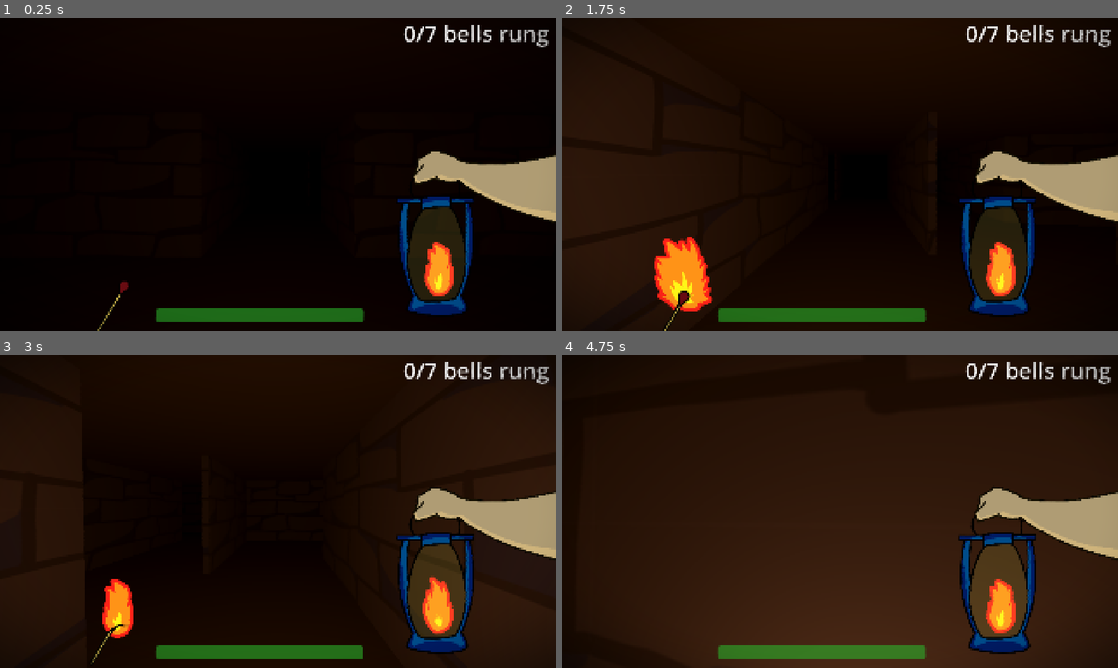
Above: before the commit, frames 1-4 (two rows, left to right).
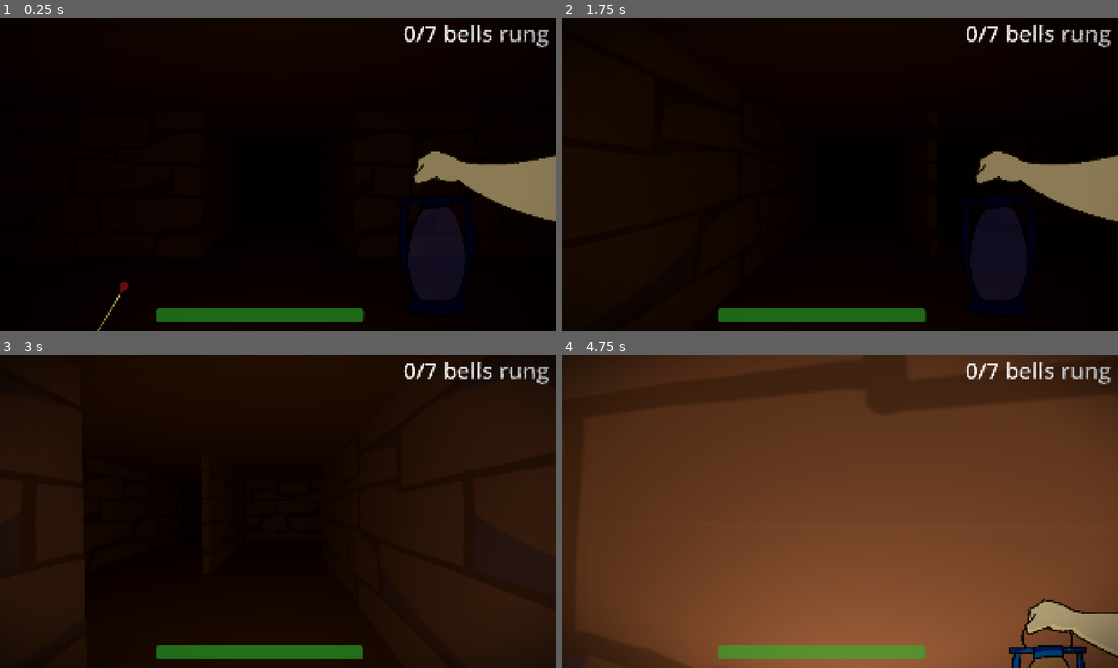
Above: after the commit, the same moments.

Repository: AvenirTheArtist/MazeGame
Game: Godot game, scene res://maps/maze_level.tscn
Same seed, same stepped clock (60 frames per second), same inputs: the game is played once before the commit and once after it.
Inputs (mouse positions are in pixels of both pictures, inside the frame that each line leads up to):
- Up to frame 1 (0.25 s): no input
- Up to frame 2 (1.75 s): tap Enter (ui_accept) at 0.5, 0.77, 1.07, 1.52, 1.55 s; move the mouse to (867, 174) at 0.52 s; hold W (forward) from 0.53 s (still down); right-click (867, 174) at 0.6 s; click (867, 174) at 0.8 s; move the mouse to (812, 174) at 1.27 s; click (812, 174) at 1.35 s
- Up to frame 3 (3 s): keep holding W (forward); tap Enter (ui_accept) at 1.82, 2.1 s; move the mouse to (289, 505) at 2.02 s; right-click (289, 505) at 2.3 s; move the mouse to (272, 517) at 2.77 s; tap Shift (sprint) at 2.85 s
- Up to frame 4 (4.75 s): keep holding W (forward); tap Enter (ui_accept) at 3.02, 3.32, 3.77, 3.8, 4.07, 4.52 s; click (834, 517) at 3.05 s; move the mouse to (878, 514) at 3.52 s; right-click (878, 514) at 3.6 s; move the mouse to (795, 508) at 4.27 s; click (795, 508) at 4.35 s; right-click (795, 508) at 4.55 s

The runs differ from the first frame. In frame 1, 5.0% of the frame differs, in the area x 71-100%, y 42-95%; in frame 2, 8.3%; in frame 3, 8.3%; in frame 4, 99%, in the area x 0-100%, y 0-100%.

Commit message:
commit 5pm
was making the lantern and matchstick light mechanic, got swept into code sphagetti
reminder to redo alot of the code later

Diff:
--- a/player_stuff/gui.tscn
+++ b/player_stuff/gui.tscn
@@ -6,8 +6,9 @@
 [ext_resource type="Script" uid="uid://dud7j7dedy5td" path="res://scripts/matchstickgui.gd" id="3_fldqh"]
 [ext_resource type="Texture2D" uid="uid://dslrupb447ixa" path="res://images/burntmatchstick.png" id="4_6uk0c"]
 [ext_resource type="Texture2D" uid="uid://cmx6wfby2ryjh" path="res://images/litlantern.png" id="6_fffk0"]
-[ext_resource type="Shader" uid="uid://c7w2wwk2il3nn" path="res://gui_pixelated.gdshader" id="6_y0ual"]
 [ext_resource type="Shader" uid="uid://c7w2wwk2il3nn" path="res://shaders/gui_pixelated.gdshader" id="6_y0ual"]
+[ext_resource type="Script" uid="uid://m8pppaw2287k" path="res://scripts/lanterngui.gd" id="7_82v4m"]
+[ext_resource type="Texture2D" uid="uid://c0cxmn34fsbek" path="res://images/unlitlantern.png" id="8_cw60c"]
 
 [sub_resource type="Animation" id="Animation_y0ual"]
 length = 0.001
@@ -59,6 +60,58 @@
 &"RESET": SubResource("Animation_y0ual"),
 &"matchcomingup": SubResource("Animation_6uk0c"),
 &"matchgoingdown": SubResource("Animation_fffk0")
+}
+
+[sub_resource type="Animation" id="Animation_rmf1m"]
+length = 0.001
+tracks/0/type = "value"
+tracks/0/imported = false
+tracks/0/enabled = true
+tracks/0/path = NodePath("bottomright/lantern:position")
+tracks/0/interp = 1
+tracks/0/loop_wrap = true
+tracks/0/keys = {
+"times": PackedFloat32Array(0),
+"transitions": PackedFloat32Array(0.17),
+"update": 0,
+"values": [Vector2(-442, -483.00006)]
+}
+
+[sub_resource type="Animation" id="Animation_84dgl"]
+resource_name = "lanterngoingdown"
+tracks/0/type = "value"
+tracks/0/imported = false
+tracks/0/enabled = true
+tracks/0/path = NodePath("bottomright/lantern:position")
+tracks/0/interp = 1
+tracks/0/loop_wrap = true
+tracks/0/keys = {
+"times": PackedFloat32Array(0, 1),
+"transitions": PackedFloat32Array(0.17, 0.17),
+"update": 0,
+"values": [Vector2(-442, -483.00006), Vector2(-202.00002, 56.999878)]
+}
+
+[sub_resource type="Animation" id="Animation_tusqa"]
+resource_name = "lanterngoingup"
+tracks/0/type = "value"
+tracks/0/imported = false
+tracks/0/enabled = true
+tracks/0/path = NodePath("bottomright/lantern:position")
+tracks/0/interp = 1
+tracks/0/loop_wrap = true
+tracks/0/keys = {
+"times": PackedFloat32Array(0, 1),
+"transitions": PackedFloat32Array(0.17, 0.17),
+"update": 0,
+"values": [Vector2(-202.00002, 56.999878), Vector2(-442, -483.00006)]
+}
+
+[sub_resource type="AnimationLibrary" id="AnimationLibrary_ooum0"]
+_data = {
+&"RESET": SubResource("Animation_rmf1m"),
+&"lanterngoingdown": SubResource("Animation_84dgl"),
+&"lanterngoingup": SubResource("Animation_tusqa")
 }
 
 [sub_resource type="AtlasTexture" id="AtlasTexture_a72ct"]
@@ -137,9 +190,12 @@
 mouse_filter = 2
 script = ExtResource("1_s4ehn")
 
-[node name="AnimationPlayer" type="AnimationPlayer" parent="." unique_id=1664297915]
+[node name="matchstickanims" type="AnimationPlayer" parent="." unique_id=1664297915]
 root_node = NodePath("../bottomleft")
 libraries/ = SubResource("AnimationLibrary_y0ual")
+
+[node name="lanternanim" type="AnimationPlayer" parent="." unique_id=1219566592]
+libraries/ = SubResource("AnimationLibrary_ooum0")
 
 [node name="topleft" type="Control" parent="." unique_id=1532966660]
 layout_mode = 1
@@ -212,7 +268,7 @@
 z_index = -1
 scale = Vector2(0.8139821, 0.8139821)
 sprite_frames = SubResource("SpriteFrames_6uk0c")
-animation = &"empty"
+animation = &"enterfire"
 autoplay = "empty"
 offset = Vector2(0, -200)
 
@@ -240,6 +296,8 @@
 offset_bottom = 540.99994
 scale = Vector2(0.47235283, 0.47235283)
 texture = ExtResource("6_fffk0")
+script = ExtResource("7_82v4m")
+lantern_textutes = Array[Texture2D]([ExtResource("8_cw60c"), ExtResource("6_fffk0")])
 
 [node name="fireanim" type="AnimatedSprite2D" parent="bottomright/lantern" unique_id=2112771734]
 z_index = -1
@@ -247,8 +305,12 @@
 scale = Vector2(0.47176763, 0.47176763)
 sprite_frames = SubResource("SpriteFrames_6uk0c")
 animation = &"animatedfire"
-autoplay = "animatedfire"
+autoplay = "empty"
 offset = Vector2(0, -200)
+
+[node name="burnouttimer" type="Timer" parent="bottomright/lantern" unique_id=1281584297]
+wait_time = 5.0
+one_shot = true
 
 [node name="CanvasLayer" type="CanvasLayer" parent="." unique_id=24843649]
 layer = 5
@@ -290,3 +352,4 @@
 
 [connection signal="animation_finished" from="bottomleft/matchstickgui/fireanim" to="bottomleft/matchstickgui" method="_on_fireanim_animation_finished"]
 [connection signal="timeout" from="bottomleft/matchstickgui/burnouttimer" to="bottomleft/matchstickgui" method="_on_burnouttimer_timeout"]
+[connection signal="timeout" from="bottomright/lantern/burnouttimer" to="bottomright/lantern" method="_on_burnouttimer_timeout"]
--- a/project.godot
+++ b/project.godot
@@ -68,6 +68,18 @@
 "events": [Object(InputEventKey,"resource_local_to_scene":false,"resource_name":"","device":-1,"window_id":0,"alt_press …(195 unchanged characters)…
 ]
 }
+matchstick={
+"deadzone": 0.2,
+"events": [Object(InputEventMouseButton,"resource_local_to_scene":false,"resource_name":"","device":-1,"window_id":0,"alt_pressed":false,"shift_pressed":false,"ctrl_pressed":false,"meta_pressed":false,"button_mask":0,"position":Vector2(0, 0),"global_position":Vector2(0, 0),"factor":1.0,"button_index":1,"canceled":false,"pressed":false,"double_click":false,"script":null)
+, Object(InputEventKey,"resource_local_to_scene":false,"resource_name":"","device":-1,"window_id":0,"alt_pressed":false,"shift_pressed":false,"ctrl_pressed":false,"meta_pressed":false,"pressed":false,"keycode":0,"physical_keycode":81,"key_label":0,"unicode":113,"location":0,"echo":false,"script":null)
+]
+}
+lantern={
+"deadzone": 0.2,
+"events": [Object(InputEventMouseButton,"resource_local_to_scene":false,"resource_name":"","device":-1,"window_id":0,"alt_pressed":false,"shift_pressed":false,"ctrl_pressed":false,"meta_pressed":false,"button_mask":0,"position":Vector2(0, 0),"global_position":Vector2(0, 0),"factor":1.0,"button_index":2,"canceled":false,"pressed":false,"double_click":false,"script":null)
+, Object(InputEventKey,"resource_local_to_scene":false,"resource_name":"","device":-1,"window_id":0,"alt_pressed":false,"shift_pressed":false,"ctrl_pressed":false,"meta_pressed":false,"pressed":false,"keycode":0,"physical_keycode":69,"key_label":0,"unicode":101,"location":0,"echo":false,"script":null)
+]
+}
 
 [layer_names]
 
--- /dev/null
+++ b/scripts/lanterngui.gd
@@ -0,0 +1,58 @@
+extends TextureRect
+
+enum stages {UNLIT, LIT, DYING, OTHER}
+
+@export var lantern_textutes: Array[Texture2D] = [null, null]
+@export var lantern_health: float = 5.0
+
+@onready var fireanim: AnimatedSprite2D = $fireanim
+@onready var burnouttimer: Timer = $burnouttimer
+@onready var matchstick: TextureRect = $"../../bottomleft/matchstickgui"
+@onready var lanternanim: AnimationPlayer = $"../../lanternanim"
+
+var current_stage: stages = stages.UNLIT
+var lanternburning: bool = false
+
+
+func _ready() -> void:
+	pass
+
+func _process(_delta: float) -> void:
+	if matchstick.burning:
+		if lanternburning:
+			Global.player.change_lantern_brightness(9.0)
+		else: Global.player.change_lantern_brightness(2.5)
+	if !matchstick.burning:
+		if lanternburning:
+			Global.player.change_lantern_brightness(5)
+		else: Global.player.change_lantern_brightness(1)
+
+
+
+	if Input.is_action_just_pressed("lantern") and matchstick.burning:
+		start_buring()
+
+	match current_stage:
+		stages.UNLIT:
+			lanternburning = false
+			fireanim.play("empty")
+			texture = lantern_textutes[0]
+		stages.LIT:
+			lanternburning = true
+			texture = lantern_textutes[1]
+		stages.DYING:
+			lanternburning = true
+
+func start_buring():
+	lanternanim.play("lanterngoingdown")
+	lanternanim.queue("lanterngoingup")
+	await lanternanim.animation_changed
+	current_stage = stages.LIT
+
+
+	fireanim.play("enterfire")
+	await fireanim.animation_finished
+	fireanim.play("animatedfire")
+
+func _on_burnouttimer_timeout() -> void:
+	pass # Replace with function body.
--- a/scripts/matchstickgui.gd
+++ b/scripts/matchstickgui.gd
@@ -6,7 +6,7 @@
 @export var matchstick_health: float = 2
 
 @onready var fireanim: AnimatedSprite2D = $fireanim
-@onready var animplayer: AnimationPlayer = $"../../AnimationPlayer"
+@onready var matchstickanims: AnimationPlayer = $"../../matchstickanims"
 @onready var burnouttimer: Timer = $burnouttimer
 
 @onready var litpos: Control = $litpos
@@ -18,59 +18,73 @@
 
 
 func _ready() -> void:
-	animplayer.play("matchcomingup")
+	matchstickanims.play("matchcomingup")
 
 func _process(_delta: float) -> void:
-	if Input.is_action_just_pressed("ui_accept"):
+
+
+
+
+	if Input.is_action_just_pressed("matchstick"):
 		start_burning()
+	if Input.is_action_just_pressed("lantern"):
+		light_lantern()
 
 	if burnouttimer.time_left <= matchstick_health/2 and burnouttimer.time_left != 0:
 		current_stage = stages.HALFWAY_LIT
 
 	match current_stage:
 		stages.LIT:
+			burning = true
 			fireanim.global_position = litpos.global_position
 			texture = matchstick_textures[0]
 		stages.HALFWAY_LIT:
+			burning = true
 			fireanim.global_position = halfwaylitpos.global_position
 			texture = matchstick_textures[1]
 		stages.UNLIT:
+			burning = false
 			texture = matchstick_textures[0]
 			fireanim.play("empty")
 		stages.NONE:
+			burning = false
 			fireanim.play("empty")
 			texture = null
 
 func start_burning() -> void:
-	if current_stage == stages.LIT:
+	if burning == true:
 		return
 	if Global.player.matchstick_amount <= 0:
 		return
 	if current_stage == stages.LIT:
 		Global.player.matchstick_amount -= 1
-	animplayer.play("matchgoingdown")
-	animplayer.queue("matchcomingup")
-	await animplayer.animation_changed
+	matchstickanims.play("matchgoingdown")
+	await matchstickanims.animation_finished
+	matchstickanims.play("matchcomingup")
 
-	Global.player.change_lantern_brightness(2.5)
 	burnouttimer.start(matchstick_health)
 	current_stage = stages.LIT
-	burning = true
 
 	fireanim.play("enterfire")
 	await fireanim.animation_finished
 	fireanim.play("animatedfire")
 
 func burnout() -> void:
-	Global.player.change_lantern_brightness(1.0)
-	burning = false
 	current_stage = stages.NONE
 	fireanim.play("empty")
 	Global.player.matchstick_amount -= 1
 	if Global.player.matchstick_amount >= 1:
 		current_stage = stages.UNLIT
-		animplayer.play("matchcomingup")
+		matchstickanims.play("matchcomingup")
 	else: current_stage = stages.NONE
+
+func light_lantern():
+	if burning == false:
+		return
+	matchstickanims.play("matchgoingdown")
+	burnouttimer.paused
+	await matchstickanims.animation_finished
+	burnouttimer.timeout
 
 func _on_burnouttimer_timeout() -> void:
 	burnout()
Not shown, added: scripts/lanterngui.gd.uid
